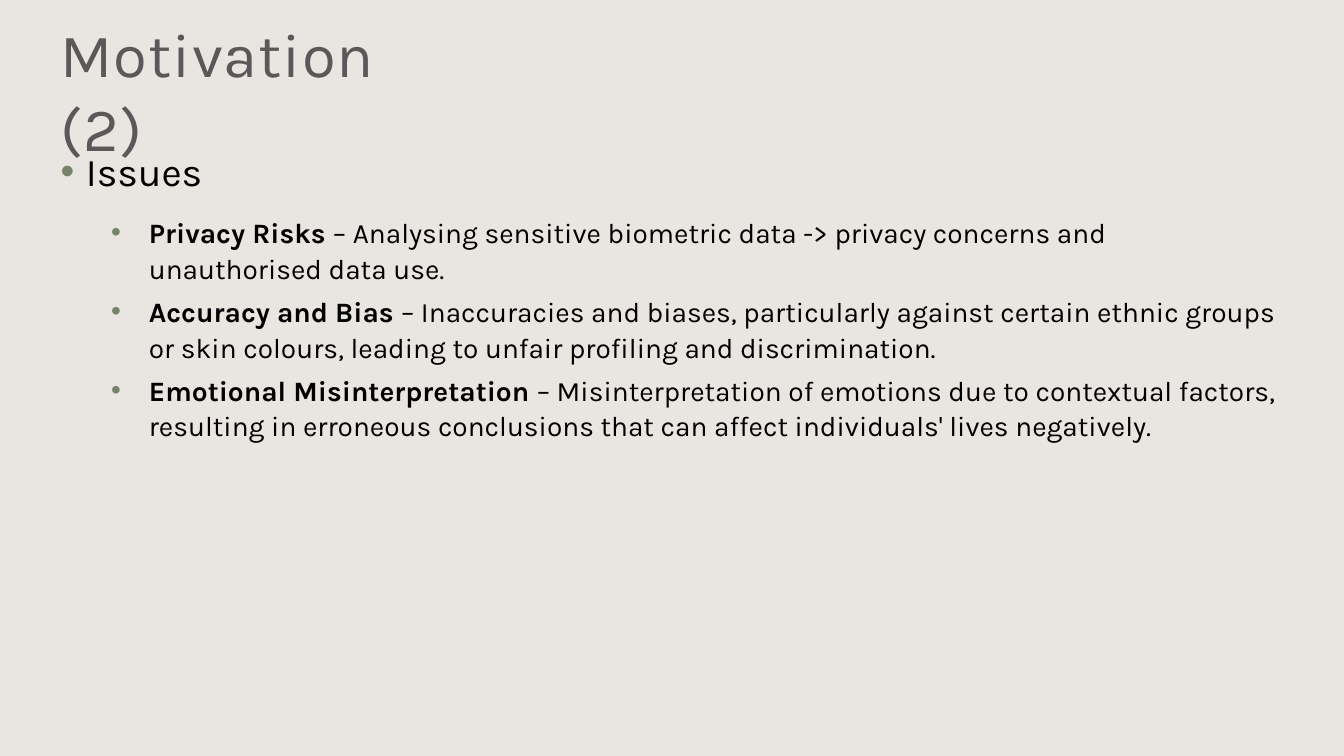
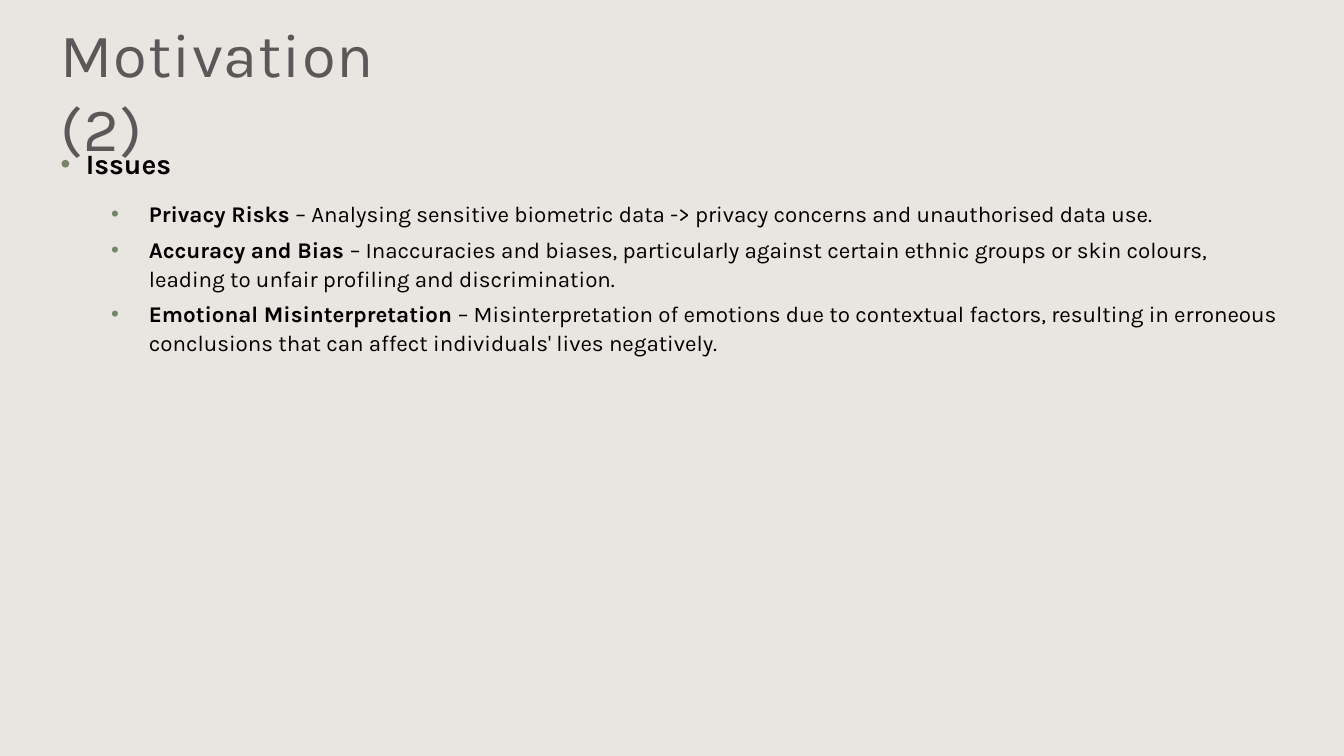
Before and after one commit to Jer0me123/Deep-Learning-For-Computer-Vision, a slide deck: slide 3 of ICS5118 - Facial Emotion Detection.pptx. Drawn at 1344x756 pixels with LibreOffice and Linux fonts; fonts in the diff are those of the drawing; background and template pictures are left out. Boxes give left, top, right and bottom in pixels: in the first picture for what was removed or moved away, otherwise in the second. Text is boxed around its words. In the diff, an @@ line names an element or a change of style, - is before the commit and + after.

```diff
--- a/ICS5118 - Facial Emotion Detection.pptx
+++ b/ICS5118 - Facial Emotion Detection.pptx
@@ text "Issues" at (86, 149, 1276, 357): size 28 to 20 pt, bold on in "Issues"; size 20 to 16 pt @@
```
Also in this commit, not shown: 1 other slide changed, 14 slides added, 7 other files.
